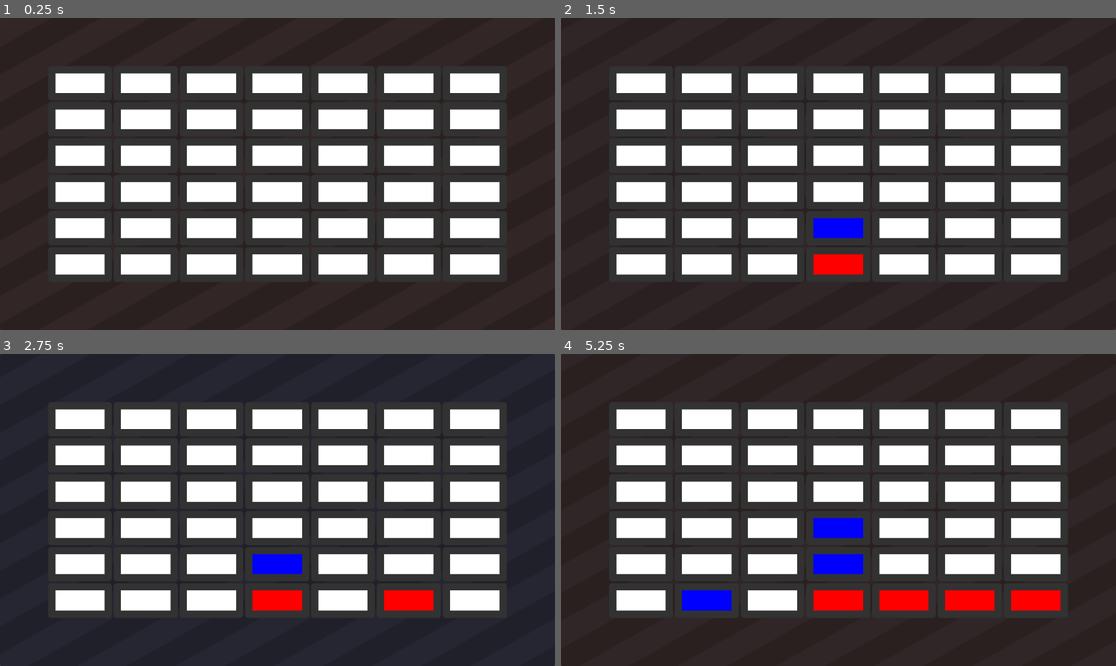
Above: before the commit, frames 1-4 (two rows, left to right).
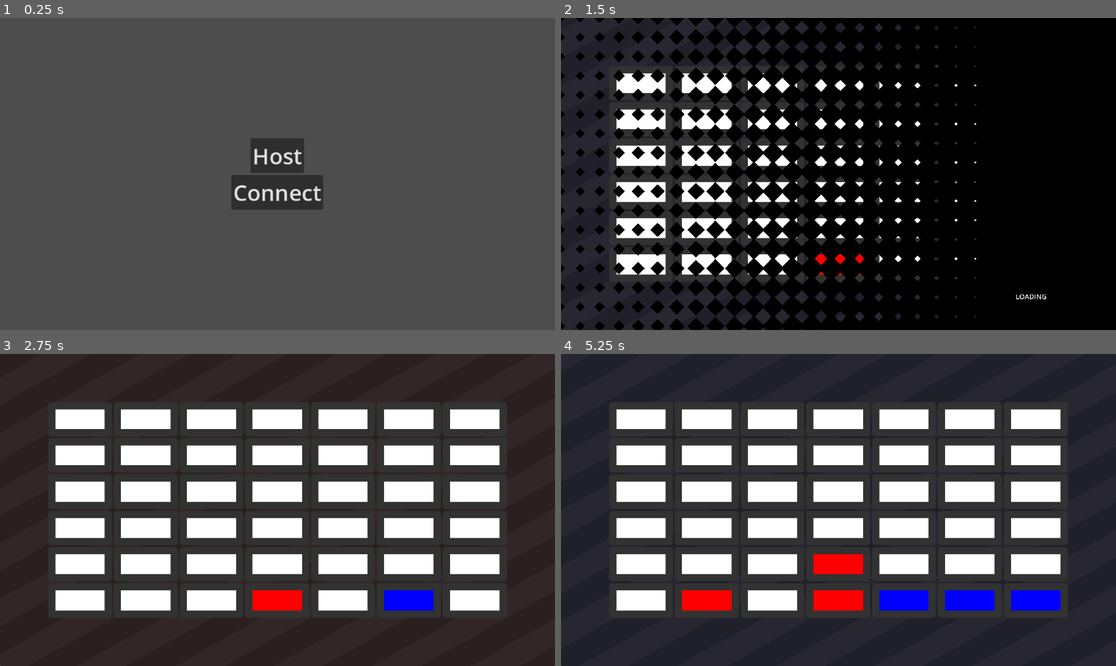
Above: after the commit, the same moments.

Repository: Shuflduf/Connect-Four
Game: Godot game, scene res://scenes/main_menu.tscn
Two runs of this game, one before a commit and one after it. Both use one fixed random seed, a clock stepped at 60 frames per second and the inputs below. Before the commit the project starts from res://scenes/board.tscn.
Inputs (mouse positions are in pixels of both pictures, inside the frame that each line leads up to):
- Up to frame 1 (0.25 s): no input
- Up to frame 2 (1.5 s): click (838, 155) at 0.5 s, where only the run after the commit has a clickable "Host"; click (838, 192) at 1.25 s, where only the run after the commit has a clickable "Connect"
- Up to frame 3 (2.75 s): tap Enter at 2 s; move the mouse to (399, 494) at 2.02 s; click (399, 494) at 2.17 s
- Up to frame 4 (5.25 s): tap Space at 2.75, 4.25 s; move the mouse to (727, 525) at 2.77 s; click (727, 525) at 2.92 s; tap Enter at 3.5, 5 s; move the mouse to (894, 441) at 3.52 s; click (894, 441) at 3.67 s; move the mouse to (810, 572) at 4.27 s; click (810, 572) at 4.42 s; move the mouse to (1005, 556) at 5.02 s; click (1005, 556) at 5.17 s

The runs differ from the first frame. In frame 1, 98% of the frame differs, in the area x 0-100%, y 0-100%; in frame 2, 70%; in frame 3, 1.2%; in frame 4, 3.6%.

Commit message:
main menu

Diff:
--- a/project.godot
+++ b/project.godot
@@ -11,9 +11,14 @@
 [application]
 
 config/name="Connect Four"
-run/main_scene="res://scenes/board.tscn"
+run/main_scene="res://scenes/main_menu.tscn"
 config/features=PackedStringArray("4.3", "Forward Plus")
 config/icon="res://icon.svg"
+
+[autoload]
+
+Global="*res://scripts/global.gd"
+SceneManager="*res://scenes/scene_manager.tscn"
 
 [rendering]
 
--- a/scenes/board.tscn
+++ b/scenes/board.tscn
@@ -1,8 +1,9 @@
-[gd_scene load_steps=6 format=3 uid="uid://bp5d00xsoolw1"]
+[gd_scene load_steps=7 format=3 uid="uid://bp5d00xsoolw1"]
 
 [ext_resource type="Script" path="res://scripts/board.gd" id="1_alw1v"]
 [ext_resource type="Script" path="res://scripts/win_detect.gd" id="2_t064f"]
 [ext_resource type="Shader" path="res://scripts/main.gdshader" id="3_1qwg4"]
+[ext_resource type="Script" path="res://scripts/colour.gd" id="4_crp1l"]
 
 [sub_resource type="StyleBoxFlat" id="StyleBoxFlat_b54j4"]
 bg_color = Color(1, 1, 1, 1)
@@ -25,7 +26,7 @@
 shader_parameter/speed = 0.02
 shader_parameter/angle = 0.7854
 
-[node name="Control" type="Control"]
+[node name="Board" type="Control"]
 layout_mode = 3
 anchors_preset = 15
 anchor_right = 1.0
@@ -396,3 +397,4 @@
 grow_horizontal = 2
 grow_vertical = 2
 mouse_filter = 2
+script = ExtResource("4_crp1l")
--- /dev/null
+++ b/scenes/main_menu.tscn
@@ -0,0 +1,38 @@
+[gd_scene load_steps=2 format=3 uid="uid://dl06vxbwavx42"]
+
+[ext_resource type="Script" path="res://scripts/main_menu.gd" id="1_idhwa"]
+
+[node name="MainMenu" type="Control"]
+layout_mode = 3
+anchors_preset = 15
+anchor_right = 1.0
+anchor_bottom = 1.0
+grow_horizontal = 2
+grow_vertical = 2
+script = ExtResource("1_idhwa")
+game_scene = "res://scenes/board.tscn"
+
+[node name="VBoxContainer" type="VBoxContainer" parent="."]
+layout_mode = 1
+anchors_preset = 15
+anchor_right = 1.0
+anchor_bottom = 1.0
+grow_horizontal = 2
+grow_vertical = 2
+alignment = 1
+
+[node name="Host" type="Button" parent="VBoxContainer"]
+layout_mode = 2
+size_flags_horizontal = 4
+theme_override_font_sizes/font_size = 46
+text = "Host
+"
+
+[node name="Join" type="Button" parent="VBoxContainer"]
+layout_mode = 2
+size_flags_horizontal = 4
+theme_override_font_sizes/font_size = 46
+text = "Connect"
+
+[connection signal="pressed" from="VBoxContainer/Host" to="." method="_on_host_pressed"]
+[connection signal="pressed" from="VBoxContainer/Join" to="." method="_on_join_pressed"]
--- /dev/null
+++ b/scenes/scene_manager.tscn
@@ -0,0 +1,224 @@
+[gd_scene load_steps=10 format=3 uid="uid://c044kghj0y7u0"]
+
+[ext_resource type="Shader" path="res://scripts/diamond_sweep.gdshader" id="1_a6aj7"]
+[ext_resource type="Script" path="res://scripts/scene_manager.gd" id="1_dnrid"]
+
+[sub_resource type="ShaderMaterial" id="ShaderMaterial_ugclb"]
+shader = ExtResource("1_a6aj7")
+shader_parameter/progress = 0.0
+shader_parameter/size = 40.0
+shader_parameter/fill = true
+
+[sub_resource type="LabelSettings" id="LabelSettings_a7uqj"]
+font_size = 64
+
+[sub_resource type="Animation" id="Animation_qc4i1"]
+length = 0.001
+tracks/0/type = "value"
+tracks/0/imported = false
+tracks/0/enabled = true
+tracks/0/path = NodePath("Overlay:material:shader_parameter/progress")
+tracks/0/interp = 1
+tracks/0/loop_wrap = true
+tracks/0/keys = {
+"times": PackedFloat32Array(0),
+"transitions": PackedFloat32Array(1),
+"update": 0,
+"values": [0.0]
+}
+tracks/1/type = "value"
+tracks/1/imported = false
+tracks/1/enabled = true
+tracks/1/path = NodePath("Overlay:material:shader_parameter/fill")
+tracks/1/interp = 1
+tracks/1/loop_wrap = true
+tracks/1/keys = {
+"times": PackedFloat32Array(0),
+"transitions": PackedFloat32Array(1),
+"update": 1,
+"values": [true]
+}
+tracks/2/type = "value"
+tracks/2/imported = false
+tracks/2/enabled = true
+tracks/2/path = NodePath("MarginContainer:scale")
+tracks/2/interp = 1
+tracks/2/loop_wrap = true
+tracks/2/keys = {
+"times": PackedFloat32Array(0),
+"transitions": PackedFloat32Array(1),
+"update": 0,
+"values": [Vector2(1e-05, 1e-05)]
+}
+tracks/3/type = "value"
+tracks/3/imported = false
+tracks/3/enabled = true
+tracks/3/path = NodePath("MarginContainer/Label:visible")
+tracks/3/interp = 1
+tracks/3/loop_wrap = true
+tracks/3/keys = {
+"times": PackedFloat32Array(0),
+"transitions": PackedFloat32Array(1),
+"update": 1,
+"values": [true]
+}
+
+[sub_resource type="Animation" id="Animation_cqlxo"]
+resource_name = "in"
+length = 0.7
+tracks/0/type = "value"
+tracks/0/imported = false
+tracks/0/enabled = true
+tracks/0/path = NodePath("Overlay:material:shader_parameter/progress")
+tracks/0/interp = 1
+tracks/0/loop_wrap = true
+tracks/0/keys = {
+"times": PackedFloat32Array(0, 0.5),
+"transitions": PackedFloat32Array(1, 1),
+"update": 0,
+"values": [0.0, 1.0]
+}
+tracks/1/type = "value"
+tracks/1/imported = false
+tracks/1/enabled = true
+tracks/1/path = NodePath("Overlay:material:shader_parameter/fill")
+tracks/1/interp = 1
+tracks/1/loop_wrap = true
+tracks/1/keys = {
+"times": PackedFloat32Array(0),
+"transitions": PackedFloat32Array(1),
+"update": 1,
+"values": [true]
+}
+tracks/2/type = "value"
+tracks/2/imported = false
+tracks/2/enabled = true
+tracks/2/path = NodePath("MarginContainer:scale")
+tracks/2/interp = 1
+tracks/2/loop_wrap = true
+tracks/2/keys = {
+"times": PackedFloat32Array(0, 0.5, 0.7),
+"transitions": PackedFloat32Array(1, 1, 1),
+"update": 0,
+"values": [Vector2(1e-05, 1e-05), Vector2(1e-05, 1e-05), Vector2(1, 1)]
+}
+tracks/3/type = "value"
+tracks/3/imported = false
+tracks/3/enabled = true
+tracks/3/path = NodePath("MarginContainer/Label:visible")
+tracks/3/interp = 1
+tracks/3/loop_wrap = true
+tracks/3/keys = {
+"times": PackedFloat32Array(0, 0.5),
+"transitions": PackedFloat32Array(1, 1),
+"update": 1,
+"values": [false, true]
+}
+
+[sub_resource type="Animation" id="Animation_8n6p4"]
+resource_name = "out"
+length = 0.7
+tracks/0/type = "value"
+tracks/0/imported = false
+tracks/0/enabled = true
+tracks/0/path = NodePath("Overlay:material:shader_parameter/progress")
+tracks/0/interp = 1
+tracks/0/loop_wrap = true
+tracks/0/keys = {
+"times": PackedFloat32Array(0, 0.5),
+"transitions": PackedFloat32Array(1, 1),
+"update": 0,
+"values": [0.0, 1.0]
+}
+tracks/1/type = "value"
+tracks/1/imported = false
+tracks/1/enabled = true
+tracks/1/path = NodePath("Overlay:material:shader_parameter/fill")
+tracks/1/interp = 1
+tracks/1/loop_wrap = true
+tracks/1/keys = {
+"times": PackedFloat32Array(0),
+"transitions": PackedFloat32Array(1),
+"update": 1,
+"values": [false]
+}
+tracks/2/type = "value"
+tracks/2/imported = false
+tracks/2/enabled = true
+tracks/2/path = NodePath("MarginContainer/Label:visible")
+tracks/2/interp = 1
+tracks/2/loop_wrap = true
+tracks/2/keys = {
+"times": PackedFloat32Array(0, 0.5),
+"transitions": PackedFloat32Array(1, 1),
+"update": 1,
+"values": [true, false]
+}
+
+[sub_resource type="Animation" id="Animation_r73h0"]
+resource_name = "pulse_text"
+loop_mode = 1
+tracks/0/type = "value"
+tracks/0/imported = false
+tracks/0/enabled = true
+tracks/0/path = NodePath("MarginContainer:scale")
+tracks/0/interp = 1
+tracks/0/loop_wrap = true
+tracks/0/keys = {
+"times": PackedFloat32Array(0, 0.5, 1),
+"transitions": PackedFloat32Array(1, 1, 1),
+"update": 0,
+"values": [Vector2(1, 1), Vector2(0.8, 0.8), Vector2(1, 1)]
+}
+
+[sub_resource type="AnimationLibrary" id="AnimationLibrary_o4etp"]
+_data = {
+"RESET": SubResource("Animation_qc4i1"),
+"in": SubResource("Animation_cqlxo"),
+"out": SubResource("Animation_8n6p4"),
+"pulse_text": SubResource("Animation_r73h0")
+}
+
+[node name="SceneManager" type="CanvasLayer"]
+follow_viewport_enabled = true
+script = ExtResource("1_dnrid")
+
+[node name="Overlay" type="ColorRect" parent="."]
+material = SubResource("ShaderMaterial_ugclb")
+anchors_preset = 15
+anchor_right = 1.0
+anchor_bottom = 1.0
+grow_horizontal = 2
+grow_vertical = 2
+mouse_filter = 2
+color = Color(0, 0, 0, 1)
+
+[node name="MarginContainer" type="MarginContainer" parent="."]
+anchors_preset = 3
+anchor_left = 1.0
+anchor_top = 1.0
+anchor_right = 1.0
+anchor_bottom = 1.0
+offset_left = -262.0
+offset_top = -75.0
+grow_horizontal = 0
+grow_vertical = 0
+scale = Vector2(1e-05, 1e-05)
+pivot_offset = Vector2(151, 57)
+theme_override_constants/margin_left = 20
+theme_override_constants/margin_top = 20
+theme_override_constants/margin_right = 20
+theme_override_constants/margin_bottom = 20
+
+[node name="Label" type="Label" parent="MarginContainer"]
+layout_mode = 2
+text = "Loading"
+label_settings = SubResource("LabelSettings_a7uqj")
+uppercase = true
+
+[node name="AnimationPlayer" type="AnimationPlayer" parent="."]
+libraries = {
+"": SubResource("AnimationLibrary_o4etp")
+}
+
+[connection signal="animation_finished" from="AnimationPlayer" to="." method="_on_animation_player_animation_finished"]
--- a/scripts/board.gd
+++ b/scripts/board.gd
@@ -1,12 +1,16 @@
 extends Control
 
 signal placed(pos: Vector2i)
+signal played_turn
 
 @onready var columns: HBoxContainer = $MarginContainer/Columns
 
 var playing = true
 
-var turn = 0
+var turn = 0:
+	set(value):
+		turn = value
+		played_turn.emit()
 
 var player_1_col = Color.RED
 var player_2_col = Color.BLUE
@@ -19,7 +23,8 @@
 func reset():
 	playing = true
 	turn = 0
-	update_bg_color()
+	#update_bg_color()
+
 	var panel = columns.get_child(0).get_child(0).get_theme_stylebox("panel")
 	panel.bg_color = default_colour
 	for col in columns.get_children():
@@ -50,20 +55,6 @@
 						if col_full(col.get_index()):
 							return
 						place_piece(col.get_index()))
-
-func update_bg_color():
-	var new_col: Color
-	match turn:
-		0:
-			new_col = player_1_col
-		1:
-			new_col = player_2_col
-	var tween = get_tree().create_tween().set_trans(Tween.TRANS_CIRC).set_ease(Tween.EASE_IN_OUT)
-	tween.tween_property($Colour, "modulate", new_col, 0.3)
-
-
-
-
 
 func col_full(index):
 	if piece_is_placed(columns.get_child(index).get_child(0)):
@@ -117,8 +108,6 @@
 	turn += 1
 	turn %= 2
 
-	update_bg_color()
-
 func out_of_bounds(pos: Vector2i) -> bool:
 	if columns.get_child_count() < pos.x + 1\
 			or columns.get_child(0).get_child_count() < pos.y + 1:
--- /dev/null
+++ b/scripts/colour.gd
@@ -0,0 +1,20 @@
+extends Panel
+
+var parent: Node:
+	get:
+		return get_parent()
+
+func _ready() -> void:
+	parent.played_turn.connect(update_bg_color)
+
+func update_bg_color():
+	var new_col: Color
+	match parent.turn:
+		0:
+			new_col = parent.player_1_col
+		1:
+			new_col = parent.player_2_col
+	var tween = get_tree().create_tween()\
+			.set_trans(Tween.TRANS_CIRC)\
+			.set_ease(Tween.EASE_IN_OUT)
+	tween.tween_property(self, "modulate", new_col, 0.3)
--- /dev/null
+++ b/scripts/diamond_sweep.gdshader
@@ -0,0 +1,18 @@
+shader_type canvas_item;
+
+uniform float progress : hint_range(0.0, 1.0);
+uniform float size = 40.0;
+uniform bool fill = true;
+
+void fragment() {
+	float x = abs(fract(FRAGCOORD.x / size) - 0.5);
+	float y = abs(fract(FRAGCOORD.y / size) - 0.5);
+
+	if (x + y + UV.x > progress * 2.0) {
+		if (fill) {
+			discard;
+		}
+	} else if (!fill) {
+		discard;
+	}
+}
--- /dev/null
+++ b/scripts/global.gd
@@ -0,0 +1,8 @@
+extends Node
+
+var connection_type: Connection
+
+enum Connection {
+	HOST,
+	JOIN
+}
--- /dev/null
+++ b/scripts/main_menu.gd
@@ -0,0 +1,16 @@
+extends Control
+
+@export_file("*.tscn") var game_scene: String
+
+func _on_host_pressed() -> void:
+	Global.connection_type = Global.Connection.HOST
+	transition()
+
+
+func _on_join_pressed() -> void:
+	Global.connection_type = Global.Connection.JOIN
+	transition()
+
+
+func transition():
+	SceneManager.transition_to(game_scene)
--- /dev/null
+++ b/scripts/scene_manager.gd
@@ -0,0 +1,38 @@
+extends CanvasLayer
+
+
+signal transitioned_in()
+signal transitioned_out()
+
+@onready var animation_player := $AnimationPlayer
+
+@onready var margin_container: MarginContainer = $MarginContainer
+
+func transition_in() -> void:
+	animation_player.play("in")
+
+
+func transition_out() -> void:
+	create_tween().tween_property(margin_container, "scale", Vector2.ZERO, 0.3)
+	animation_player.play("out")
+
+
+func transition_to(scene: String) -> void:
+	transition_in()
+	await transitioned_in
+
+	var new_scene: Node = load(scene).instantiate()
+	var root: Window = get_tree().get_root()
+
+	root.get_child(root.get_child_count() - 1).queue_free()
+	root.add_child(new_scene)
+
+	transition_out()
+	await transitioned_out
+
+func _on_animation_player_animation_finished(anim_name: String) -> void:
+	if anim_name == "in":
+		animation_player.play("pulse_text")
+		transitioned_in.emit()
+	elif anim_name == "out":
+		transitioned_out.emit()
